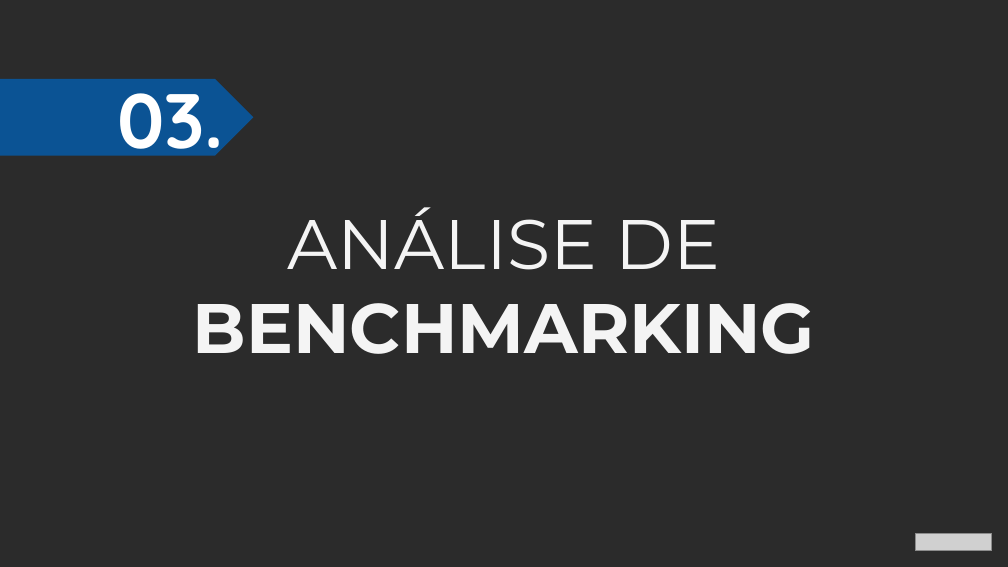
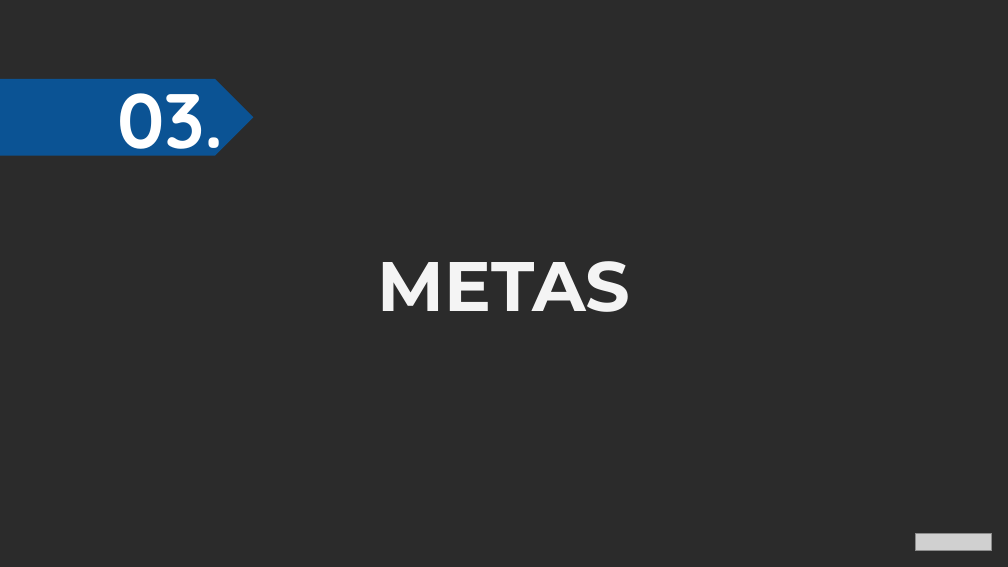
Before and after one commit to MatheusBoomer/growth-cycle-boomer, a slide deck: slide 38 of clientes/_fixtures/verdeluz/base/app/propostas/af3eb9ea-451d-d6f5-3f3d-44d3a8131ce2.pptx. Drawn at 1008x567 pixels with LibreOffice and Linux fonts; fonts in the diff are those of the drawing; grey boxes stand for pictures; background and template pictures are left out; a plain dark background stands for a picture behind light text. Boxes give left, top, right and bottom in pixels: in the first picture for what was removed or moved away, otherwise in the second. Text is boxed around its words. In the diff, an @@ line names an element or a change of style, - is before the commit and + after.

```diff
--- a/clientes/_fixtures/verdeluz/base/app/propostas/af3eb9ea-451d-d6f5-3f3d-44d3a8131ce2.pptx
+++ b/clientes/_fixtures/verdeluz/base/app/propostas/af3eb9ea-451d-d6f5-3f3d-44d3a8131ce2.pptx
@@ text at [377, 261, 630, 312]: text changed @@
-ANÁLISE DE BENCHMARKING
+METAS
```
Also in this commit, not shown: 3 other slides changed, 5 slides removed, 9 other files.
